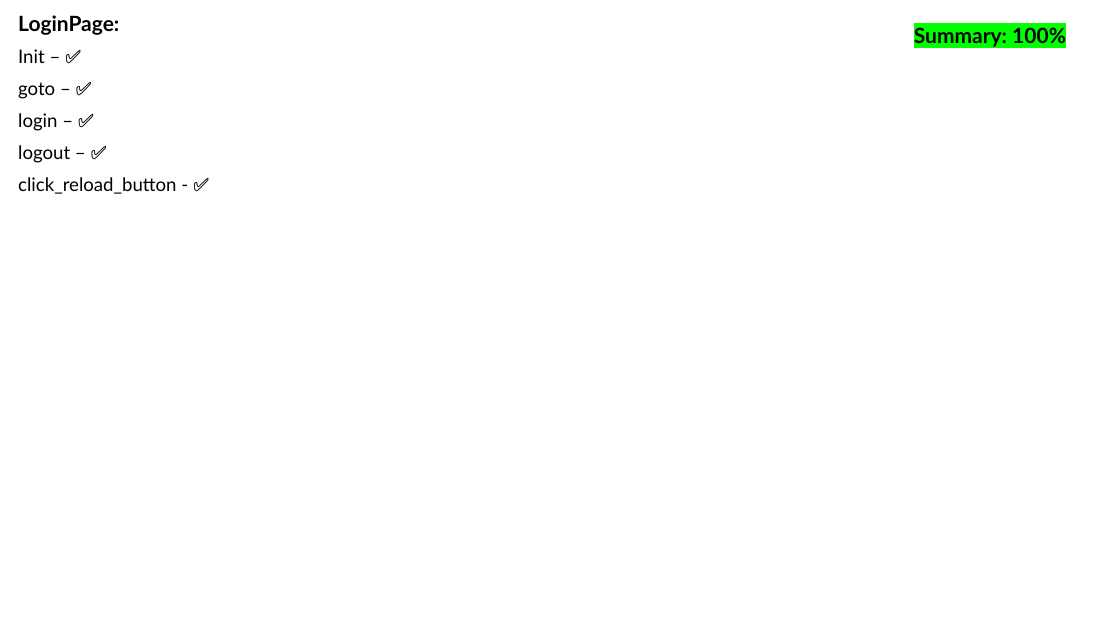
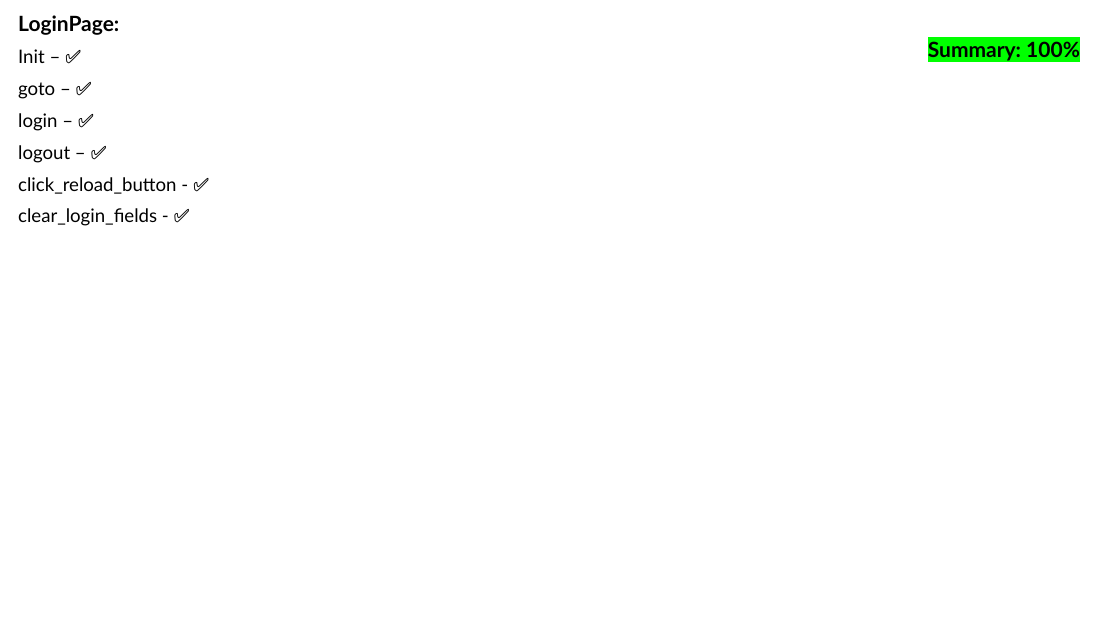
Before and after one commit to Yuval10Dahan/LightWatch_WEB, a slide deck: slide 2 of Docs/Progress_Check_Box.pptx. Drawn at 1120x630 pixels with LibreOffice and Linux fonts; fonts in the diff are those of the drawing. Boxes give left, top, right and bottom in pixels: in the first picture for what was removed or moved away, otherwise in the second. Text is boxed around its words. In the diff, an @@ line names an element or a change of style, - is before the commit and + after.

```diff
--- a/Docs/Progress_Check_Box.pptx
+++ b/Docs/Progress_Check_Box.pptx
@@ text "Summary: 100%": place and size @@
-text "Summary: 100%" at (914,27,1066,47)
+text "Summary: 100%" at (928,41,1080,61)
@@ subtitle at (18,208,157,226): paragraph added @@
+clear_login_fields - ✅
```
Also in this commit, not shown: 4 other slides changed, 1 slide added, 27 other files.
